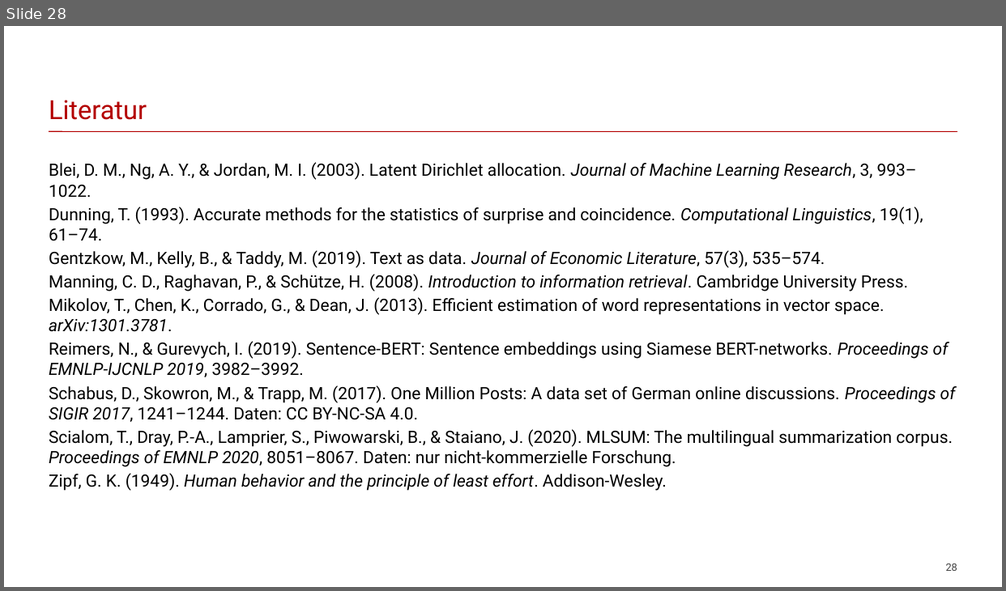
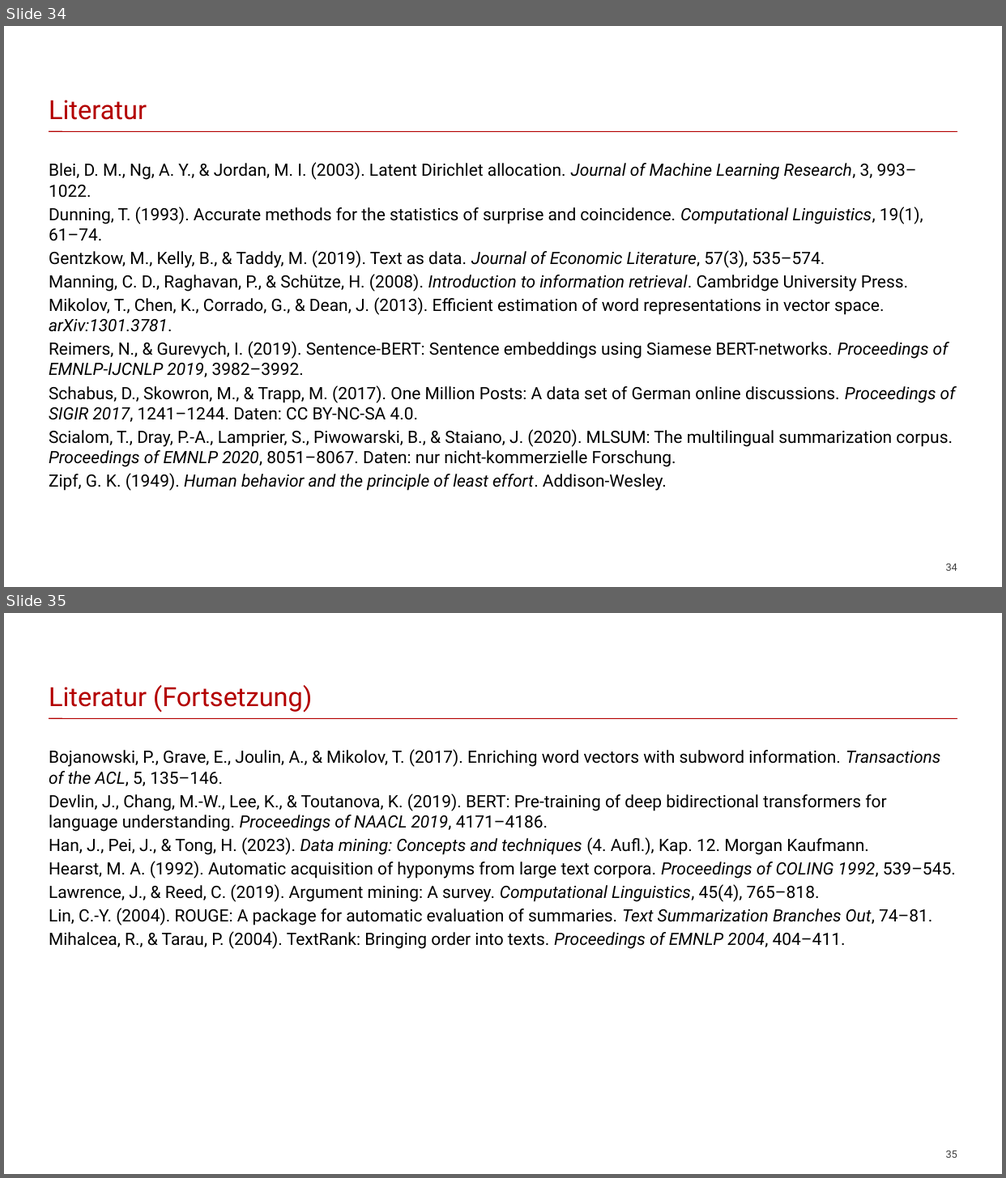
Before and after one commit to franzmohr/intro-text-mining-de, a slide deck: text-mining.odp. Shown one above the other, each under a label of ours: slide 28 before the commit, slides 34 and 35 after it. The pictures are 1006x591 and 1006x1178 pixels, drawn with LibreOffice and Linux fonts; fonts in the diff are those of the drawing. Boxes give left, top, right and bottom in pixels: in the first picture for what was removed or moved away, otherwise in the second. Text is boxed around its words. In the diff, an @@ line names an element or a change of style, - is before the commit and + after.

```diff
--- a/text-mining.odp
+++ b/text-mining.odp
@@ slide 35 added at (4,613,1002,1174), background #FFFFFF; not listed: 1 template element that a slide beside it also shows @@
@@ title added at (49,685,312,713), 28 pt, text #B30000 @@
+Literatur (Fortsetzung)
@@ text added at (49,749,956,949), 18 pt, text #000000 @@
+Bojanowski, P., Grave, E., Joulin, A., & Mikolov, T. (2017). Enriching word vectors with subword information. Transactions of the ACL, 5, 135–146.
+Devlin, J., Chang, M.-W., Lee, K., & Toutanova, K. (2019). BERT: Pre-training of deep bidirectional transformers for language understanding. Proceedings of NAACL 2019, 4171–4186.
+Han, J., Pei, J., & Tong, H. (2023). Data mining: Concepts and techniques (4. Aufl.), Kap. 12. Morgan Kaufmann.
+Hearst, M. A. (1992). Automatic acquisition of hyponyms from large text corpora. Proceedings of COLING 1992, 539–545.
+Lawrence, J., & Reed, C. (2019). Argument mining: A survey. Computational Linguistics, 45(4), 765–818.
+Lin, C.-Y. (2004). ROUGE: A package for automatic evaluation of summaries. Text Summarization Branches Out, 74–81.
+Mihalcea, R., & Tarau, P. (2004). TextRank: Bringing order into texts. Proceedings of EMNLP 2004, 404–411.
@@ page number added at (946,1151,957,1158), 11 pt, text #404040 @@
+35
@@ what was slide 28 is now slide 34 @@
@@ page number at (946,564,957,571): text changed @@
-28
+34
```
Also in this commit, not shown: 6 slides changed, 6 other slides added, 9 other files.
